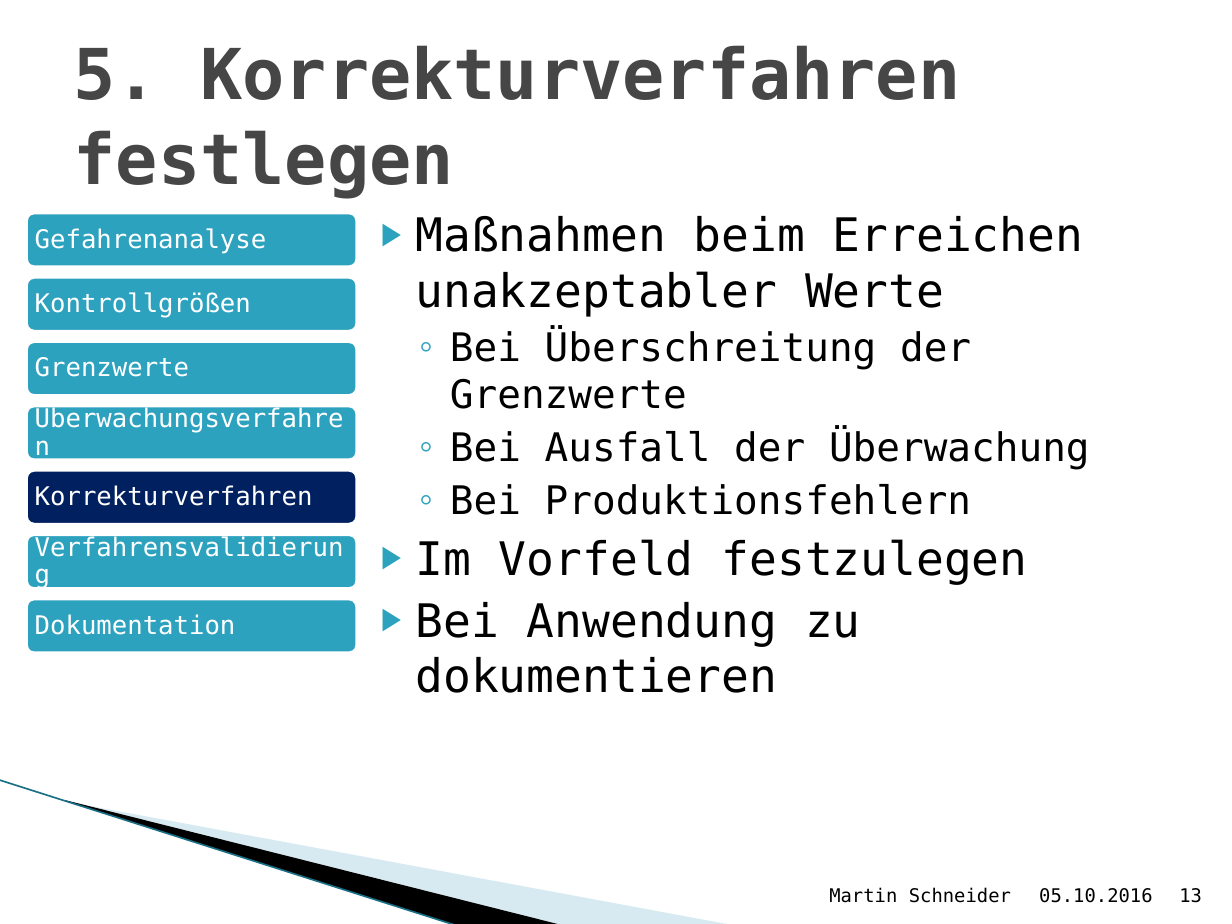
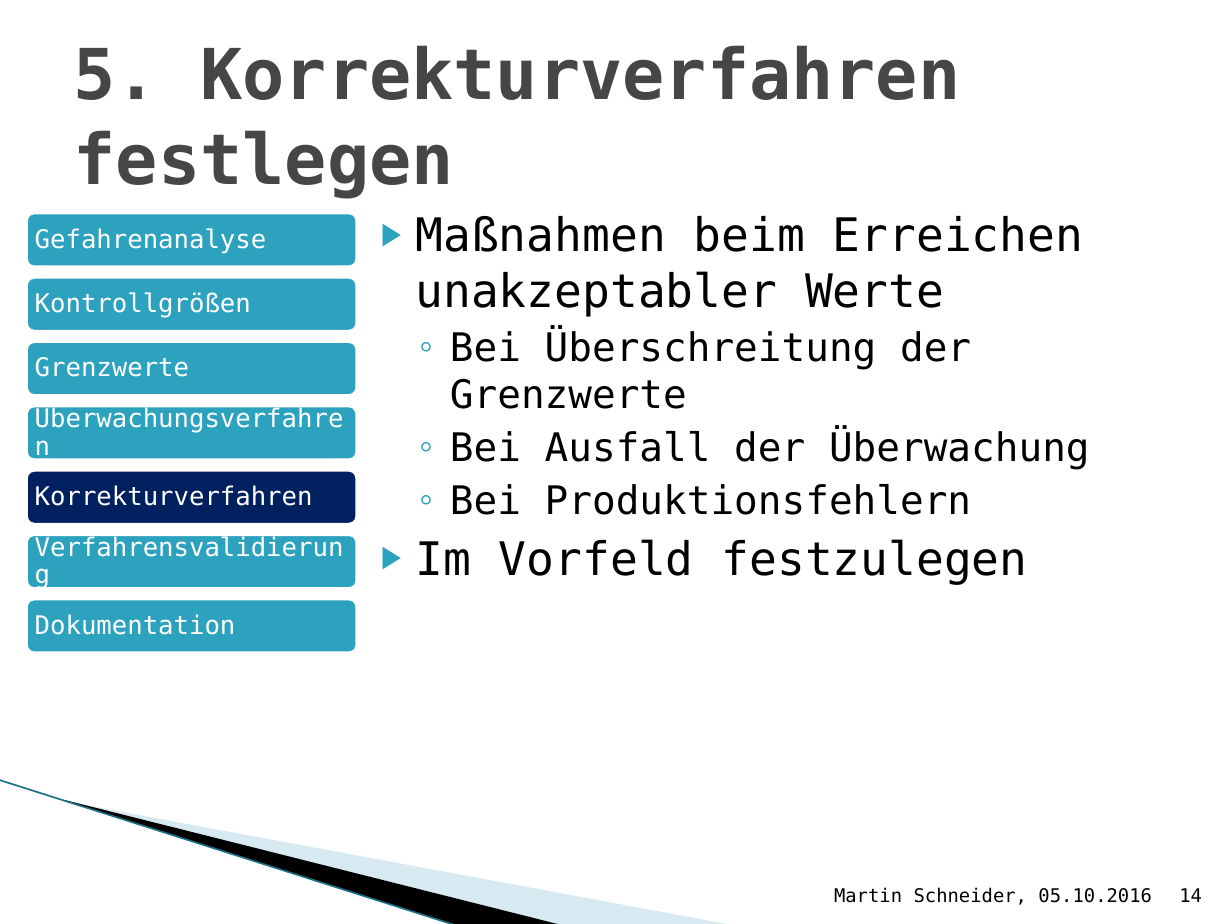
Before and after one commit to Bondzio/Stuff, a slide deck: slide 14 of Recht Vortrag.pptx (slide 13 before the commit). Drawn at 1232x924 pixels with LibreOffice and Linux fonts; fonts in the diff are those of the drawing; background and template pictures are left out. Boxes give left, top, right and bottom in pixels: in the first picture for what was removed or moved away, otherwise in the second. Text is boxed around its words. In the diff, an @@ line names an element or a change of style, - is before the commit and + after.

```diff
--- a/Recht Vortrag.pptx
+++ b/Recht Vortrag.pptx
@@ text at box(415, 602, 861, 693): paragraph removed @@
-▶ Bei Anwendung zu dokumentieren
@@ text at box(834, 887, 1152, 905): text changed @@
-Martin Schneider
+Martin Schneider, 05.10.2016
@@ page number at box(1179, 888, 1202, 902): text changed @@
-13
+14
```
Also in this commit, not shown: 14 other slides changed, 3 slides added, 4 other files.
